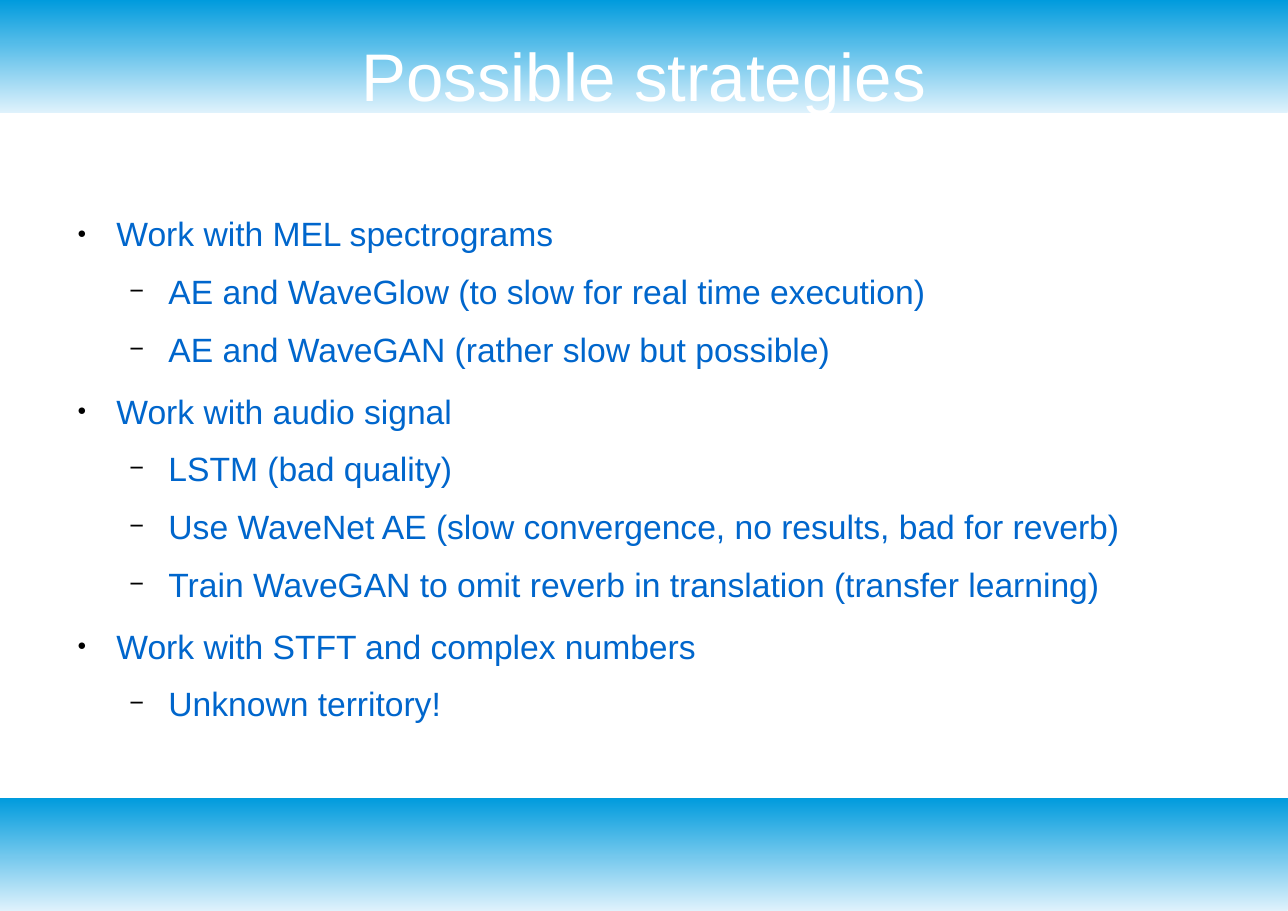
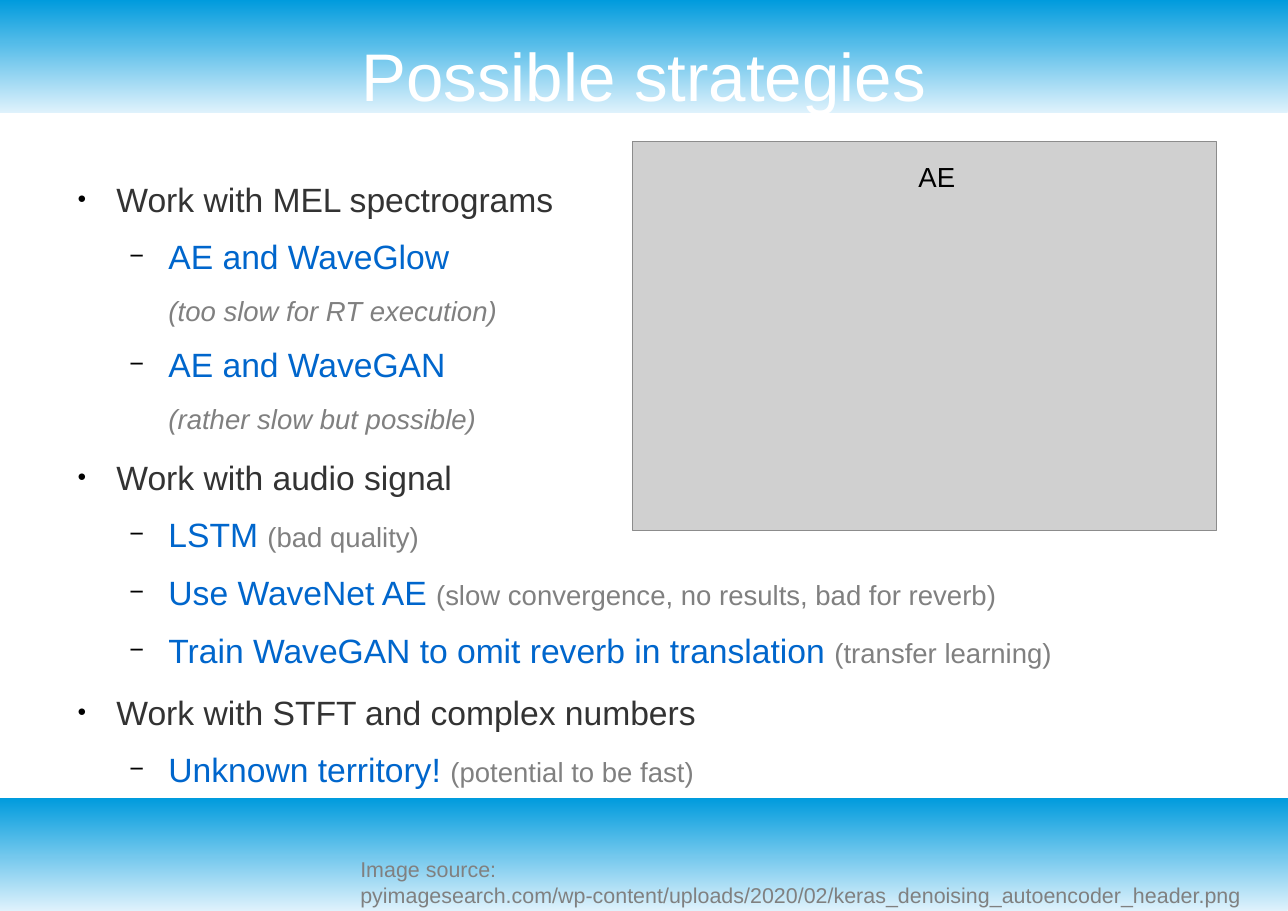
Before and after one commit to jakobatgithub/unreverb, a slide deck: slide 8 of project_presentation.odp (slide 9 before the commit). Drawn at 1288x911 pixels with LibreOffice and Linux fonts; fonts in the diff are those of the drawing; grey boxes stand for pictures. Boxes give left, top, right and bottom in pixels: in the first picture for what was removed or moved away, otherwise in the second. Text is boxed around its words. In the diff, an @@ line names an element or a change of style, - is before the commit and + after.

```diff
--- a/project_presentation.odp
+++ b/project_presentation.odp
@@ picture added at [634,141,1217,530] @@
@@ text "Work with MEL spectrograms": place and size @@
-text "Work with MEL spectrograms" at [116,221,1119,723]
+text "Work with MEL spectrograms" at [116,187,1052,789]
@@ text added at [918,168,955,187], 18 pt, text #000000 @@
+AE
@@ text at [116,187,1052,732]: text colour #0066CC to #333333 in "Work with MEL spectrograms", "Work with audio signal", "Work with STFT and complex numbers"; size 22 to 18 pt, text colour #0066CC to #808080 in "(bad quality)", "(slow convergence, no results, bad for reverb)", "(transfer learning)" @@
@@ text at [168,244,497,434]: text changed; size 22 to 18 pt; text colour #0066CC to #808080; italic on @@
-  − AE and WaveGlow (to slow for real time execution)
-  − AE and WaveGAN (rather slow but possible)
+  − AE and WaveGlow
+  (too slow for RT execution)
+  − AE and WaveGAN
+  (rather slow but possible)
@@ text at [168,757,694,789]: text changed; size 22 to 18 pt; text colour #0066CC to #808080 @@
-  − Unknown territory!
+  − Unknown territory! (potential to be fast)
@@ text added at [360,862,1240,908], 14 pt, text #808080 @@
+Image source: pyimagesearch.com/wp-content/uploads/2020/02/keras_denoising_autoencoder_header.png
```
Also in this commit, not shown: 5 other slides changed, 1 slide removed, 1 other file.
